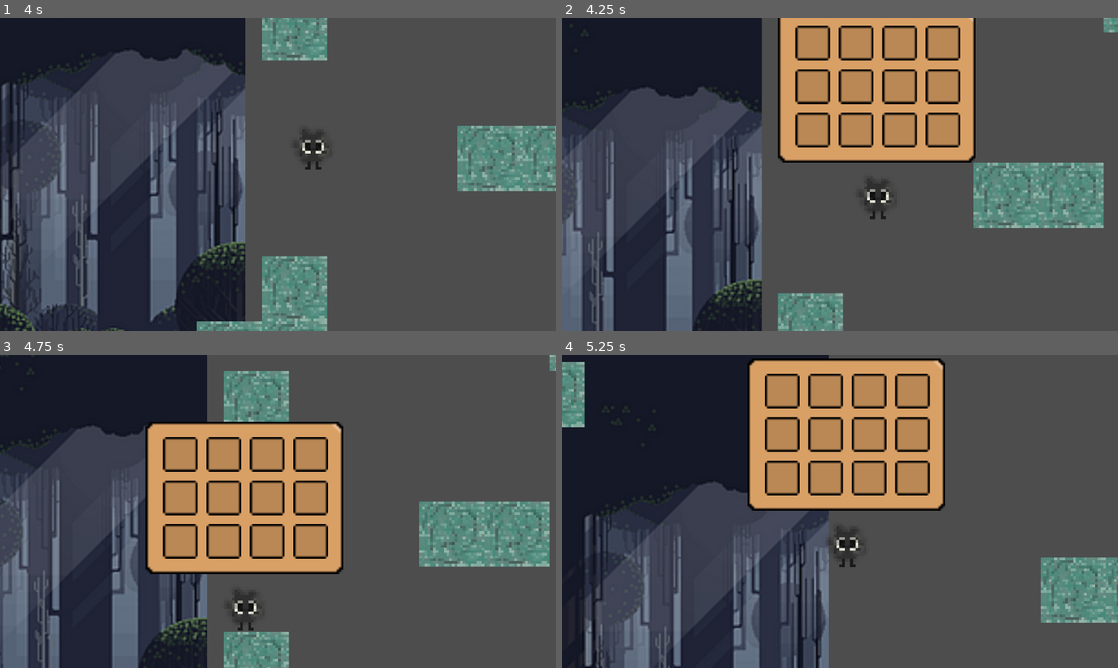
Above: before the commit, frames 1-4 (two rows, left to right).
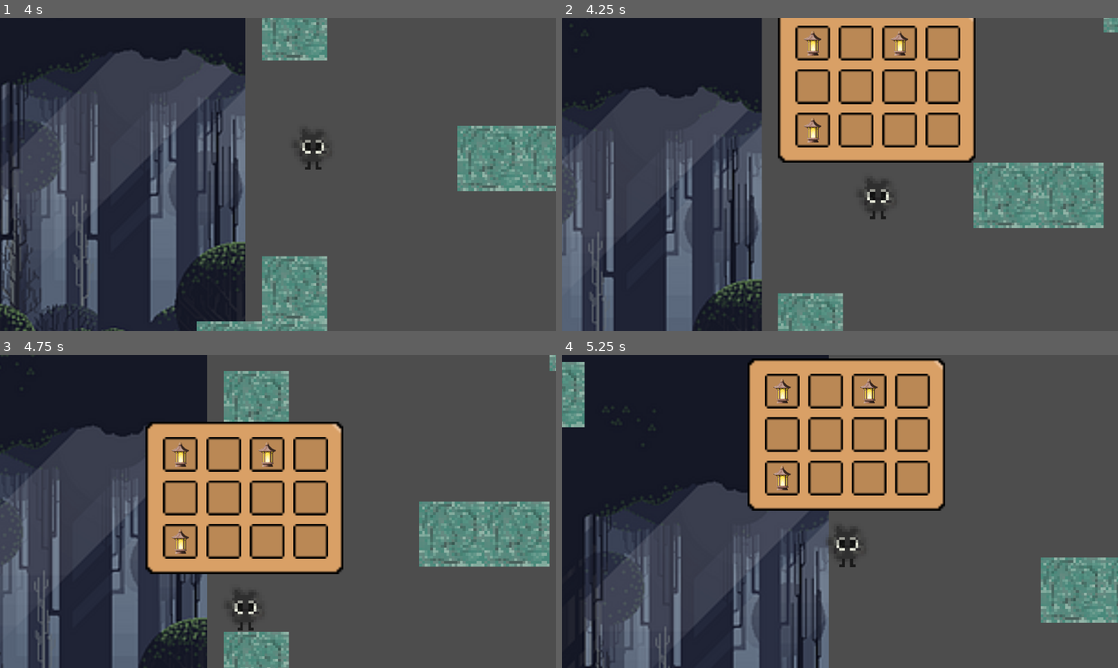
Above: after the commit, the same moments.

Repository: KerhylonKava/dust-and-dawn-game
Game: Godot game, scene res://levels/level.tscn
Two runs of this game, one before a commit and one after it. Both use one fixed random seed, a clock stepped at 60 frames per second and the inputs below.
Inputs:
- Up to frame 1 (4 s): hold Right (right) 0.53-2.03 s; tap Up (up) at 0.6, 0.77, 1.07, 1.35, 1.52, 1.82, 2.1, 2.85, 3.02, 3.32, 3.6, 3.77 s; hold Left (left) 2.03-2.78 s; hold Right (right) from 2.78 s (still down)
- Up to frame 2 (4.25 s): keep holding Right (right); tap Up (up) at 4.07 s; tap I (inventory) at 4.15 s
- Up to frame 3 (4.75 s): release Right (right) at 4.28 s; hold Left (left) from 4.28 s (still down); tap Up (up) at 4.35, 4.52 s
- Up to frame 4 (5.25 s): tap Up (up) at 4.82, 5.1 s; release Left (left) at 5.03 s; hold Right (right) from 5.03 s (still down)

Frame 1 is identical in both runs. In frame 2, 0.4% of the frame differs, in the area x 43-63%, y 4-40%; in frame 3, 0.4%, in the area x 30-50%, y 28-64%; in frame 4, 0.4%.

Commit message:
Inventory Shows Items

Diff:
--- a/inventory/inv_ui.gd
+++ b/inventory/inv_ui.gd
@@ -1,9 +1,17 @@
 extends Control
+
+@onready var inventory : Inventory = preload("res://inventory/player_inv.tres")
+@onready var slots: Array = $NinePatchRect/GridContainer.get_children()
 
 var is_open = false
 
 func _ready():
+	update_slots()
 	close()
+
+func update_slots():
+	for i in range (min(inventory.items.size(), slots.size())):
+		slots[i].update(inventory.items[i])
 
 func _process(delta):
 	if Input.is_action_just_pressed("inventory"):
--- /dev/null
+++ b/inventory/inv_ui_slot.gd
@@ -0,0 +1,10 @@
+extends Panel
+
+@onready var item_visual : Sprite2D = $CenterContainer/Panel/item_display
+
+func update(item: InvItem):
+	if !item:
+		item_visual.visible = false
+	else:
+		item_visual.visible = true
+		item_visual.texture = item.texture
--- a/inventory/inv_ui_slot.tscn
+++ b/inventory/inv_ui_slot.tscn
@@ -1,13 +1,42 @@
-[gd_scene load_steps=2 format=3 uid="uid://g0380ahplhx5"]
+[gd_scene load_steps=4 format=3 uid="uid://g0380ahplhx5"]
 
+[ext_resource type="Script" path="res://inventory/inv_ui_slot.gd" id="1_dpso1"]
 [ext_resource type="Texture2D" uid="uid://b4koic1xeodbr" path="res://inventory/inventory-slot.png" id="1_wv36o"]
+
+[sub_resource type="GDScript" id="GDScript_ucjrs"]
+script/source = "extends Sprite2D
+
+
+# Called when the node enters the scene tree for the first time.
+func _ready() -> void:
+	pass # Replace with function body.
+
+
+# Called every frame. 'delta' is the elapsed time since the previous frame.
+func _process(delta: float) -> void:
+	pass
+"
 
 [node name="inv_UI_slot" type="Panel"]
 self_modulate = Color(1, 1, 1, 0)
 custom_minimum_size = Vector2(16, 16)
 offset_right = 16.0
 offset_bottom = 16.0
+script = ExtResource("1_dpso1")
 
 [node name="Sprite2D" type="Sprite2D" parent="."]
 texture = ExtResource("1_wv36o")
 centered = false
+
+[node name="CenterContainer" type="CenterContainer" parent="."]
+custom_minimum_size = Vector2(16, 16)
+layout_mode = 0
+offset_right = 16.0
+offset_bottom = 16.0
+
+[node name="Panel" type="Panel" parent="CenterContainer"]
+layout_mode = 2
+
+[node name="item_display" type="Sprite2D" parent="CenterContainer/Panel"]
+scale = Vector2(0.2, 0.2)
+script = SubResource("GDScript_ucjrs")
